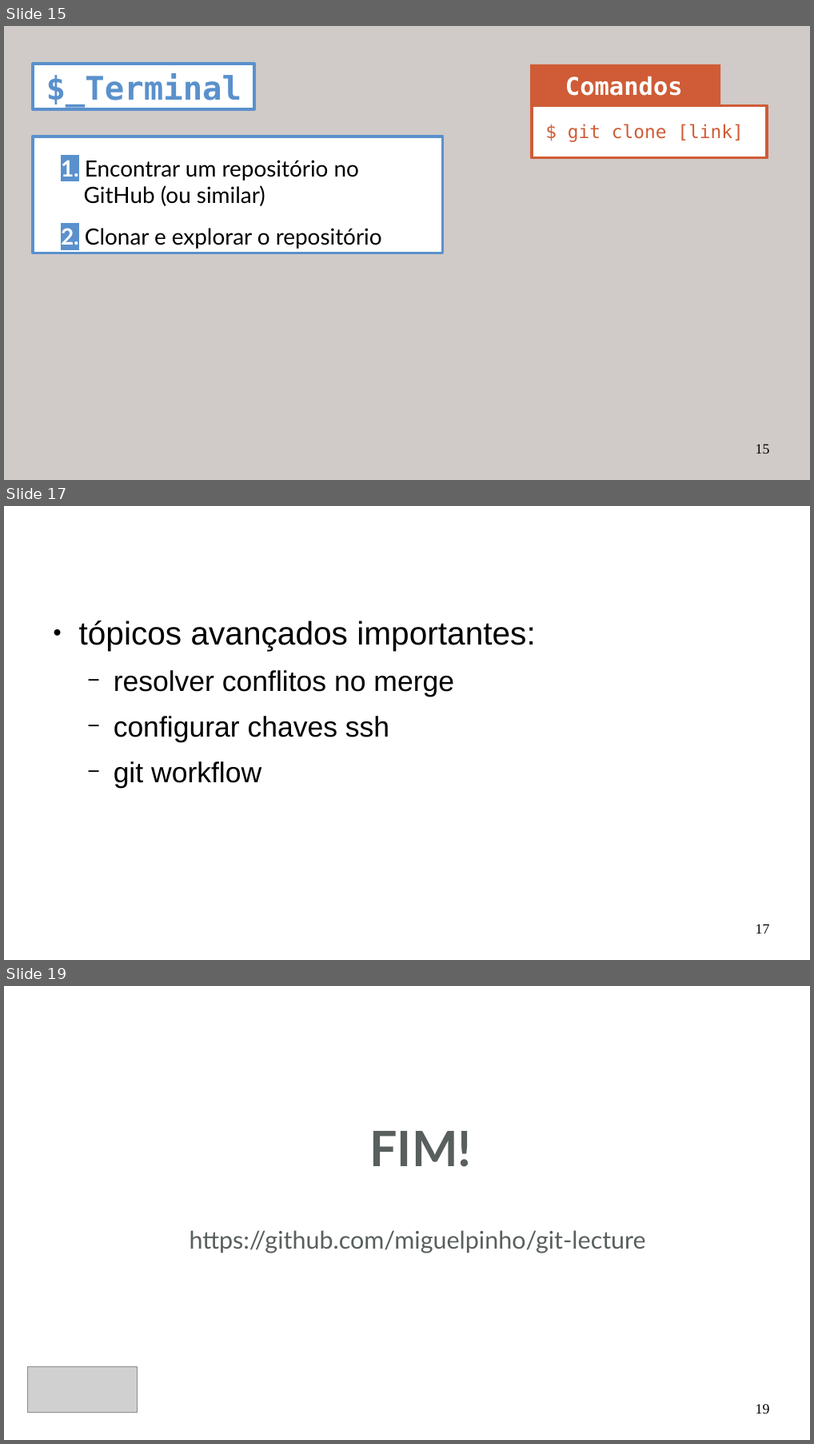
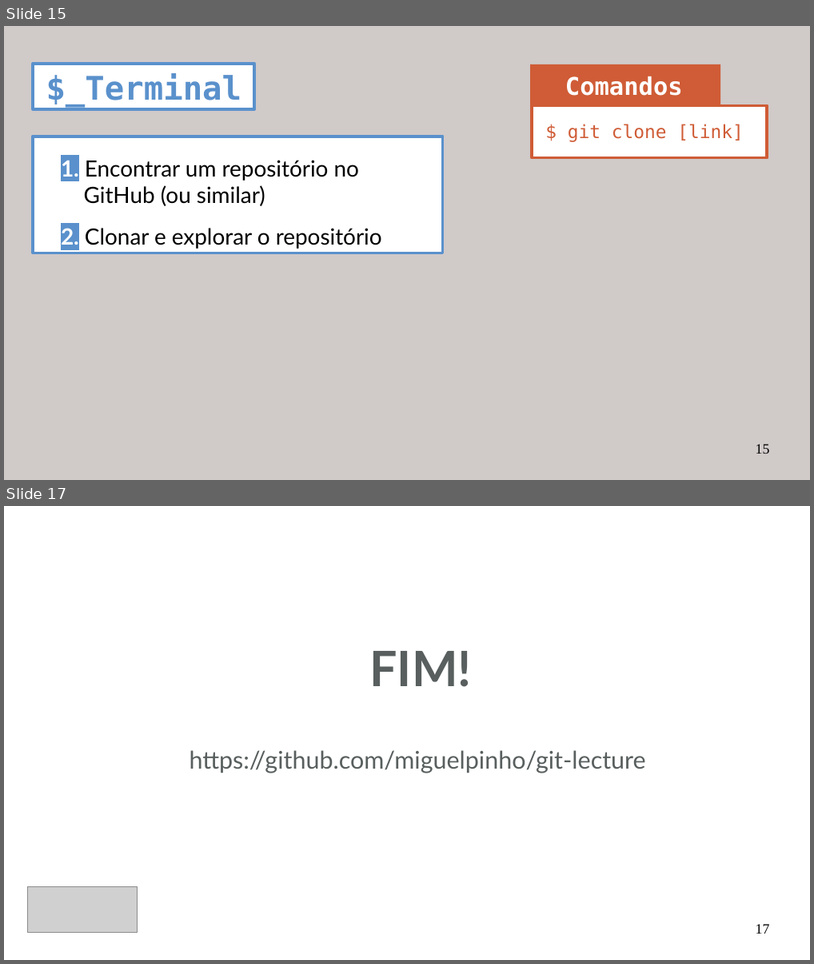
Before and after one commit to miguelpinho/git-lecture, a slide deck: lecture_pt.odp. Shown one above the other, each under a label of ours: slides 15, 17 and 19 before the commit, slides 15 and 17 after it; the slides between them are not shown. The pictures are 814x1444 and 814x964 pixels, drawn with LibreOffice and Linux fonts; fonts in the diff are those of the drawing; grey boxes stand for pictures. Boxes give left, top, right and bottom in pixels: in the first picture for what was removed or moved away, otherwise in the second. Text is boxed around its words. In the diff, an @@ line names an element or a change of style, - is before the commit and + after.

```diff
--- a/lecture_pt.odp
+++ b/lecture_pt.odp
@@ slide 17 removed at bbox=[4, 506, 810, 960], background #FFFFFF @@
@@ text removed at bbox=[79, 620, 535, 788] @@
-● tópicos avançados importantes:
-  − resolver conflitos no merge
-  − configurar chaves ssh
-  − git workflow
@@ page number removed at bbox=[756, 924, 770, 933] @@
-17
@@ what was slide 19 is now slide 17 @@
@@ page number at bbox=[756, 924, 770, 933]: text changed @@
-19
+17
```
Also in this commit, not shown: 1 slide changed, 1 other slide removed, 1 other file.
